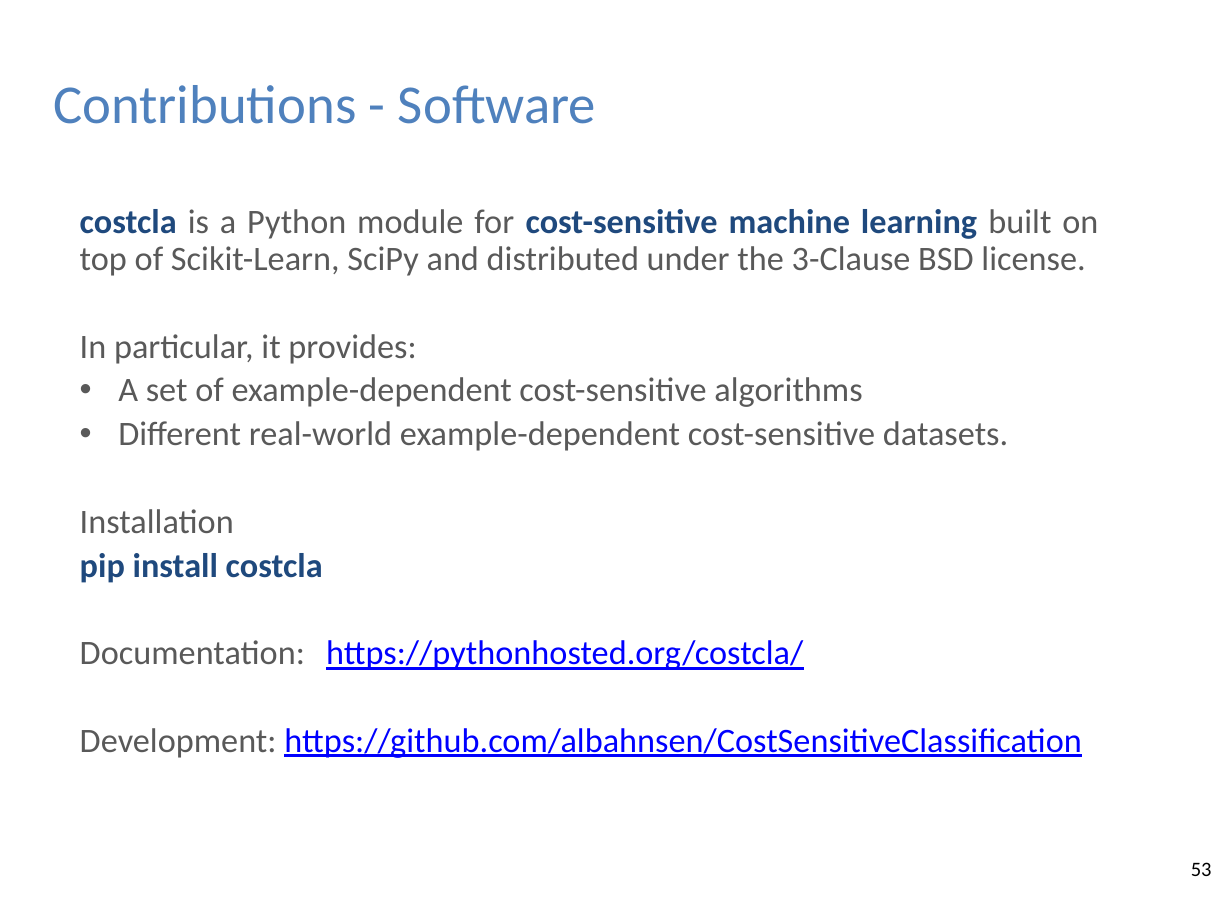
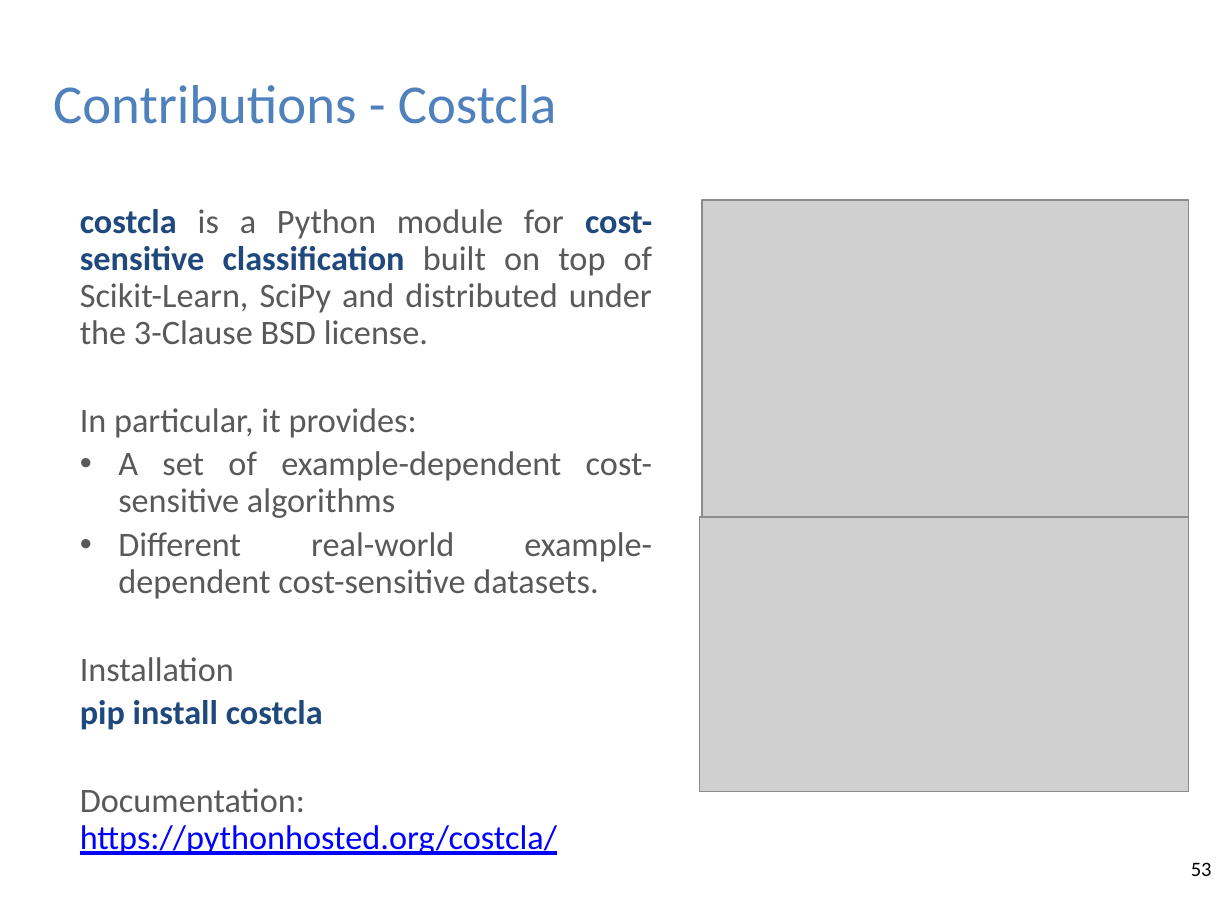
Before and after one commit to albahnsen/phd-thesis, a slide deck: slide 53 of slides/Thesis_ExampleDependentCostSensitiveClassification_slides.pptx. Drawn at 1232x924 pixels with LibreOffice and Linux fonts; fonts in the diff are those of the drawing; grey boxes stand for pictures; background and template pictures are left out. Boxes give left, top, right and bottom in pixels: in the first picture for what was removed or moved away, otherwise in the second. Text is boxed around its words. In the diff, an @@ line names an element or a change of style, - is before the commit and + after.

```diff
--- a/slides/Thesis_ExampleDependentCostSensitiveClassification_slides.pptx
+++ b/slides/Thesis_ExampleDependentCostSensitiveClassification_slides.pptx
@@ text at [53,85,556,124]: text changed @@
-Contributions - Software
+Contributions - Costcla
@@ text at [80,209,652,344]: text changed @@
-costcla is a Python module for cost-sensitive machine learning built on top of Scikit-Learn, SciPy and distributed under the 3-Clause BSD license.
+costcla is a Python module for cost-sensitive classification built on top of Scikit-Learn, SciPy and distributed under the 3-Clause BSD license.
@@ picture added at [702,200,1189,686] @@
@@ picture added at [700,517,1189,792] @@
@@ text at [80,728,1081,758]: paragraph removed @@
-Development: https://github.com/albahnsen/CostSensitiveClassification
```
Also in this commit, not shown: 3 other slides changed, 4 slides removed.
